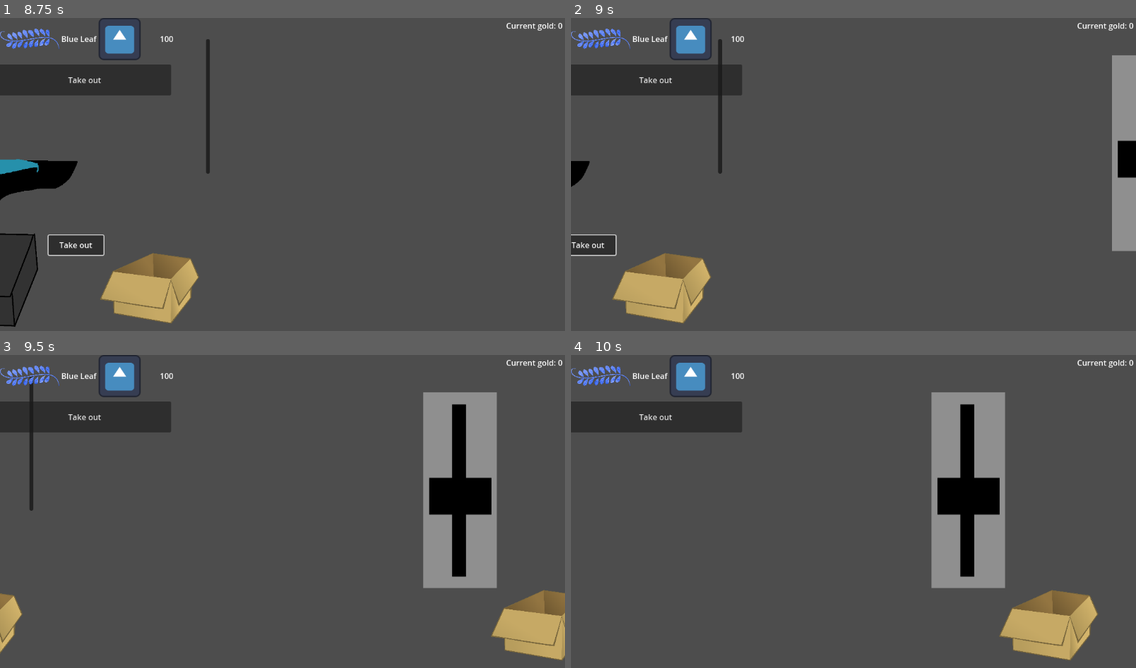
Above: before the commit, frames 1-4 (two rows, left to right).
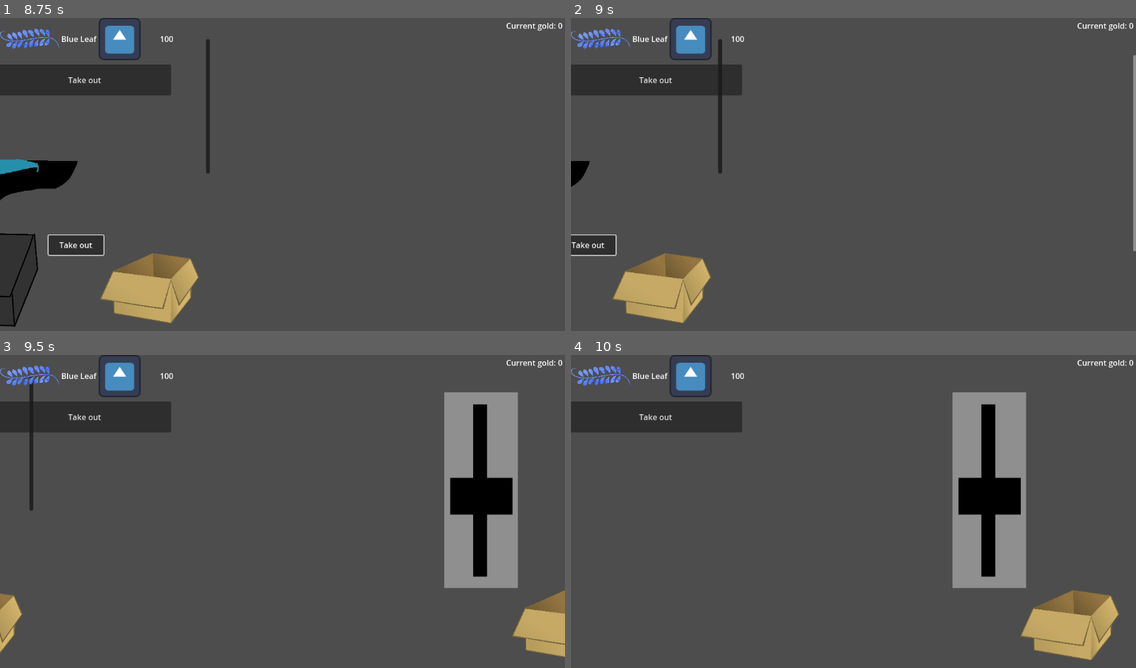
Above: after the commit, the same moments.

Repository: Gutek8134/poison-craft
Game: Godot game, scene res://scenes/levels/main.tscn
The game is run twice, just before and just after one commit, with the same random seed, the same clock (stepped at 60 frames per second) and the same inputs. The engine's default icon, where the game draws it, is replaced by a stand-in: a white triangle on a blue panel in a dark square.
Inputs (mouse positions are in pixels of both pictures, inside the frame that each line leads up to):
- Up to frame 1 (8.75 s): click (327, 309) at 0.5 s; click (220, 309) at 1.25 s; click "Lid" at 2 s; click "Take out" at 2.75 s; tap Enter at 3.5, 6.5 s; drag from (50, 280) to (265, 271) at 3.52 s; drag from (113, 265) to (265, 271) at 4.27 s; move the mouse to (135, 280) at 5.02 s; hold Right (Right) 5.03-5.75 s; hold Ctrl 5.03-5.75 s; click (135, 280) at 5.17 s; tap Space at 5.75, 7.25 s; drag from (254, 240) to (113, 127) at 5.77 s; move the mouse to (452, 224) at 6.52 s; hold Left (Left) 6.53-7.25 s; hold Shift 6.53-7.25 s; tap I (inventory) at 7.15 s; drag from (113, 127) to (197, 96) at 7.27 s; move the mouse to (310, 177) at 8.02 s; hold Left (Left) from 8.03 s (still down); hold Right mouse button (Switch Container Display) from 8.03 s (still down); click (310, 177) at 8.17 s
- Up to frame 2 (9 s): release Left (Left) at 8.75 s; release Right mouse button (Switch Container Display) at 8.75 s; drag from (768, 96) to (740, 193) at 8.77 s
- Up to frame 3 (9.5 s): no input
- Up to frame 4 (10 s): move the mouse to (977, 498) at 9.52 s; hold Right (Right) from 9.53 s (still down); hold Ctrl from 9.53 s (still down)

Frame 1 is identical in both runs. In frame 2, 2.4% of the frame differs, in the area x 95-100%, y 11-75%; in frame 3, 8.1%; in frame 4, 9.2%, in the area x 63-97%, y 11-98%.

Commit message:
added distillery to main scene

Diff:
--- /dev/null
+++ b/scenes/levels/distillery_stand.tscn
@@ -0,0 +1,24 @@
+[gd_scene load_steps=4 format=3 uid="uid://bo1lrlpm54git"]
+
+[ext_resource type="PackedScene" uid="uid://b6txnvg0anq2e" path="res://scenes/prefabs/distillery.tscn" id="1_py17v"]
+[ext_resource type="PackedScene" uid="uid://xxt3l4dvx281" path="res://scenes/prefabs/inventory_box.tscn" id="2_obyq1"]
+
+[sub_resource type="RectangleShape2D" id="RectangleShape2D_qg8d1"]
+size = Vector2(1150.5, 90)
+
+[node name="DistilleryStand" type="Node2D"]
+
+[node name="Distillery" parent="." instance=ExtResource("1_py17v")]
+position = Vector2(58, 0)
+
+[node name="floor" type="StaticBody2D" parent="."]
+
+[node name="CollisionShape2D" type="CollisionShape2D" parent="floor"]
+position = Vector2(575.75, 598)
+shape = SubResource("RectangleShape2D_qg8d1")
+
+[node name="IngredientSpawn" type="Node2D" parent="."]
+position = Vector2(177, 363)
+
+[node name="InventoryBox" parent="." instance=ExtResource("2_obyq1")]
+position = Vector2(1008, 553)
--- a/scenes/levels/main.tscn
+++ b/scenes/levels/main.tscn
@@ -1,9 +1,10 @@
-[gd_scene load_steps=5 format=3 uid="uid://de5nuji5x8nqt"]
+[gd_scene load_steps=6 format=3 uid="uid://de5nuji5x8nqt"]
 
 [ext_resource type="Script" path="res://scenes/levels/main_scene.gd" id="1_0y1bn"]
 [ext_resource type="PackedScene" uid="uid://lnmnarbx60gl" path="res://scenes/prefabs/ui/inventory_ui.tscn" id="1_ljw8p"]
 [ext_resource type="PackedScene" uid="uid://dbuqro12ohuni" path="res://scenes/levels/cauldron_stand.tscn" id="2_7uyl8"]
 [ext_resource type="PackedScene" uid="uid://dtqoorsault2c" path="res://scenes/levels/counter.tscn" id="3_ouv6r"]
+[ext_resource type="PackedScene" uid="uid://bo1lrlpm54git" path="res://scenes/levels/distillery_stand.tscn" id="4_2uj02"]
 
 [node name="Main" type="Node2D"]
 script = ExtResource("1_0y1bn")
@@ -13,7 +14,10 @@
 [node name="CauldronScene" parent="Scenes" instance=ExtResource("2_7uyl8")]
 
 [node name="Counter" parent="Scenes" instance=ExtResource("3_ouv6r")]
-position = Vector2(1157, 0)
+position = Vector2(1200, 0)
+
+[node name="DistilleryScene" parent="Scenes" instance=ExtResource("4_2uj02")]
+position = Vector2(2400, 0)
 
 [node name="InventoryUI" parent="." instance=ExtResource("1_ljw8p")]
 anchors_preset = 0
--- a/scenes/levels/main_scene.gd
+++ b/scenes/levels/main_scene.gd
@@ -9,6 +9,7 @@
 @onready var scene_holder = $Scenes
 @onready var cauldron_scene: Node2D = $Scenes/CauldronScene
 @onready var counter_scene: Node2D = $Scenes/Counter
+@onready var distillery_scene: Node2D = $Scenes/DistilleryScene
 
 @onready var currently_selected_scene: Node2D = cauldron_scene
 
@@ -38,9 +39,21 @@
         scene_movement_timer = get_tree().create_timer(move_time)
         currently_selected_scene = counter_scene
         inventory_ui.update_spawn_node()
+    elif event.is_action_released("Left") and currently_selected_scene == counter_scene:
+        starting_position = scene_holder.position
+        ending_position = scene_holder.position + Vector2.LEFT * move_x
+        scene_movement_timer = get_tree().create_timer(move_time)
+        currently_selected_scene = distillery_scene
+        inventory_ui.update_spawn_node()
     elif event.is_action_released("Right") and currently_selected_scene == counter_scene:
         starting_position = scene_holder.position
         ending_position = scene_holder.position + Vector2.RIGHT * move_x
         scene_movement_timer = get_tree().create_timer(move_time)
         currently_selected_scene = cauldron_scene
         inventory_ui.update_spawn_node()
+    elif event.is_action_released("Right") and currently_selected_scene == distillery_scene:
+        starting_position = scene_holder.position
+        ending_position = scene_holder.position + Vector2.RIGHT * move_x
+        scene_movement_timer = get_tree().create_timer(move_time)
+        currently_selected_scene = counter_scene
+        inventory_ui.update_spawn_node()
--- a/scenes/prefabs/distillery.tscn
+++ b/scenes/prefabs/distillery.tscn
@@ -1,10 +1,13 @@
-[gd_scene load_steps=6 format=3 uid="uid://b6txnvg0anq2e"]
+[gd_scene load_steps=7 format=3 uid="uid://b6txnvg0anq2e"]
 
 [ext_resource type="Script" path="res://scripts/distillery.gd" id="1_v10g5"]
 [ext_resource type="Texture2D" uid="uid://cilbjn5jhgj1w" path="res://content/images/distillery-t.png" id="2_g47ye"]
 [ext_resource type="PackedScene" uid="uid://chv6qeqta4eot" path="res://scenes/prefabs/container.tscn" id="2_l51i3"]
 [ext_resource type="Texture2D" uid="uid://dful5kmhtcxmm" path="res://content/images/plus-t.png" id="3_8wrvh"]
 [ext_resource type="Texture2D" uid="uid://h01ytmr31lmw" path="res://content/images/minus-t.png" id="4_kldqf"]
+
+[sub_resource type="RectangleShape2D" id="RectangleShape2D_sd000"]
+size = Vector2(288, 151)
 
 [node name="Distillery" type="Node2D"]
 script = ExtResource("1_v10g5")
@@ -94,7 +97,15 @@
 [node name="container_left" parent="." instance=ExtResource("2_l51i3")]
 position = Vector2(0, 27)
 
+[node name="Area2D" type="Area2D" parent="."]
+position = Vector2(302, 340)
+
+[node name="CollisionShape2D" type="CollisionShape2D" parent="Area2D"]
+position = Vector2(134, 65.5)
+shape = SubResource("RectangleShape2D_sd000")
+
 [connection signal="pressed" from="distillery_sprite/increase_temperature_right" to="." method="_on_increase_temperature_right_button_pressed"]
 [connection signal="pressed" from="distillery_sprite/decrease_temperature_right" to="." method="_on_decrease_temperature_right_button_pressed"]
 [connection signal="pressed" from="distillery_sprite/increase_temperature_left" to="." method="_on_increase_temperature_left_button_pressed"]
 [connection signal="pressed" from="distillery_sprite/decrease_temperature_left" to="." method="_on_decrease_temperature_left_button_pressed"]
+[connection signal="body_entered" from="Area2D" to="." method="_on_area_2d_body_entered"]
